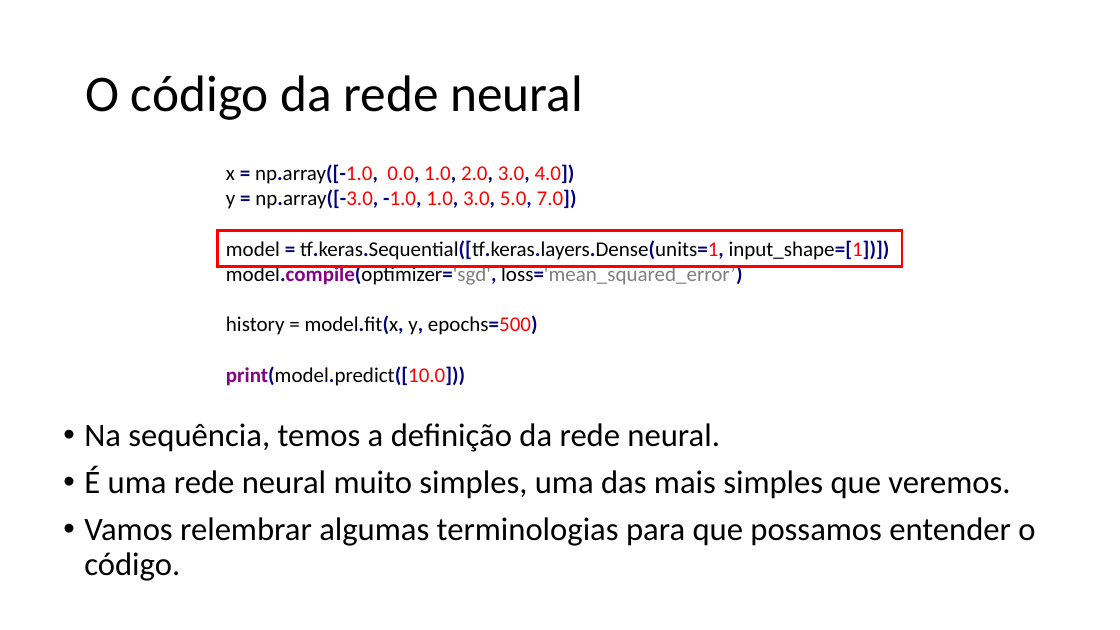
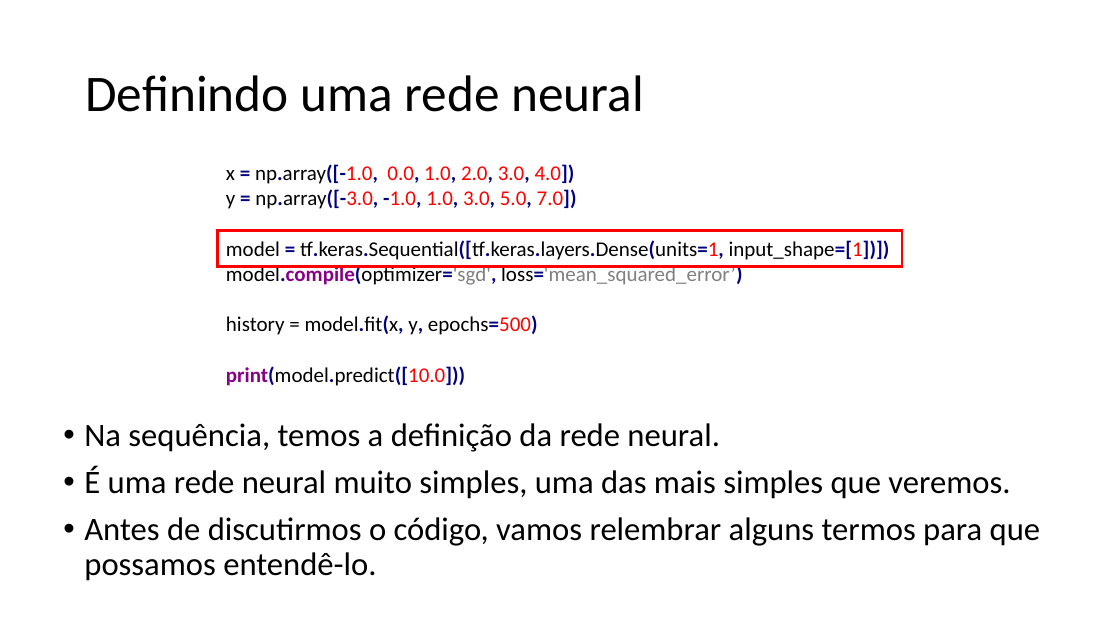
Before and after one commit to zz4fap/tp557-iot-ml, a slide deck: slide 6 of slides/TP557_7_Nossa_primeira_rede_neural.pptx. Drawn at 1120x630 pixels with LibreOffice and Linux fonts; fonts in the diff are those of the drawing. Boxes give left, top, right and bottom in pixels: in the first picture for what was removed or moved away, otherwise in the second. Text is boxed around its words. In the diff, an @@ line names an element or a change of style, - is before the commit and + after.

```diff
--- a/slides/TP557_7_Nossa_primeira_rede_neural.pptx
+++ b/slides/TP557_7_Nossa_primeira_rede_neural.pptx
@@ title at box(85, 75, 644, 112): text changed @@
-O código da rede neural
+Definindo uma rede neural
@@ text at box(84, 517, 1041, 581): text changed @@
-• Vamos relembrar algumas terminologias para que possamos entender o código.
+• Antes de discutirmos o código, vamos relembrar alguns termos para que possamos entendê-lo.
```
Also in this commit, not shown: 4 other slides changed, 5 slides added.
